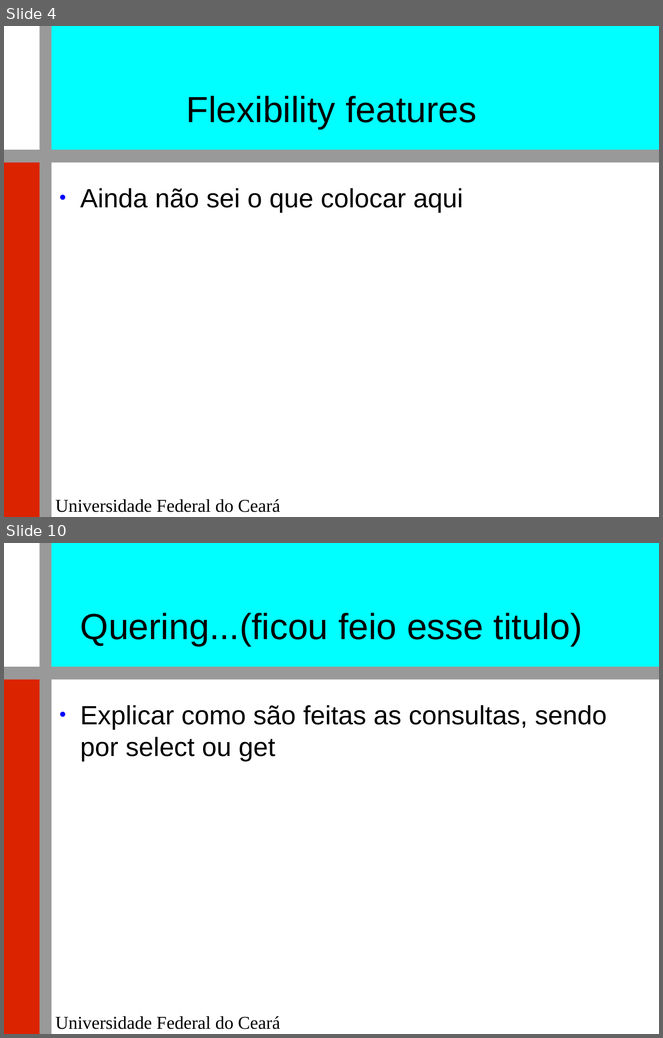
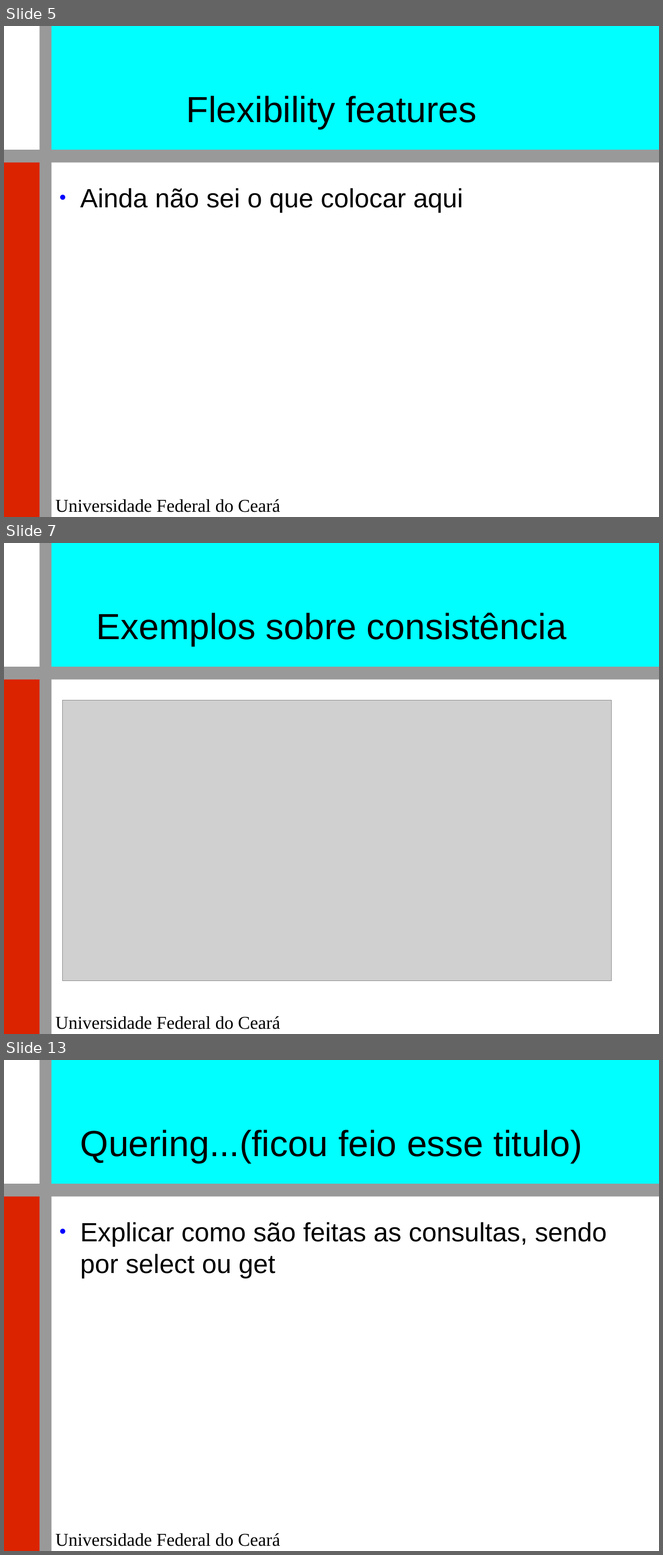
Before and after one commit to renatocjn/NoSQL_TF, a slide deck: Apresentação.odp. Shown one above the other, each under a label of ours: slides 4 and 10 before the commit, slides 5, 7 and 13 after it; the slides between them are not shown. The pictures are 663x1038 and 663x1555 pixels, drawn with LibreOffice and Linux fonts; fonts in the diff are those of the drawing; grey boxes stand for pictures; background and template pictures are left out. Boxes give left, top, right and bottom in pixels: in the first picture for what was removed or moved away, otherwise in the second. Text is boxed around its words. In the diff, an @@ line names an element or a change of style, - is before the commit and + after.

```diff
--- a/Apresentação.odp
+++ b/Apresentação.odp
@@ slide 7 added at (4, 543, 659, 1034), background #FFFFFF; not listed: 5 template elements that a slide beside it also shows @@
@@ title added at (97, 613, 567, 646), 44 pt, text #000000 @@
+Exemplos sobre consistência
@@ picture added at (62, 701, 612, 981) @@
@@ what was slide 4 is now slide 5 @@
@@ what was slide 10 is now slide 13 @@
```
Also in this commit, not shown: 3 slides changed, 6 other slides added, 4 slides removed, 1 other file.
